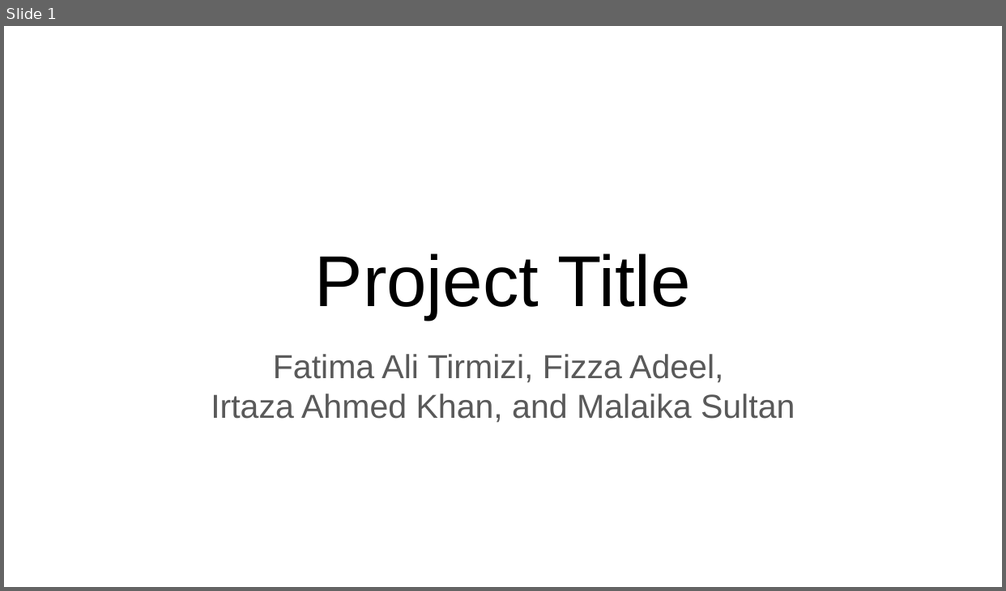
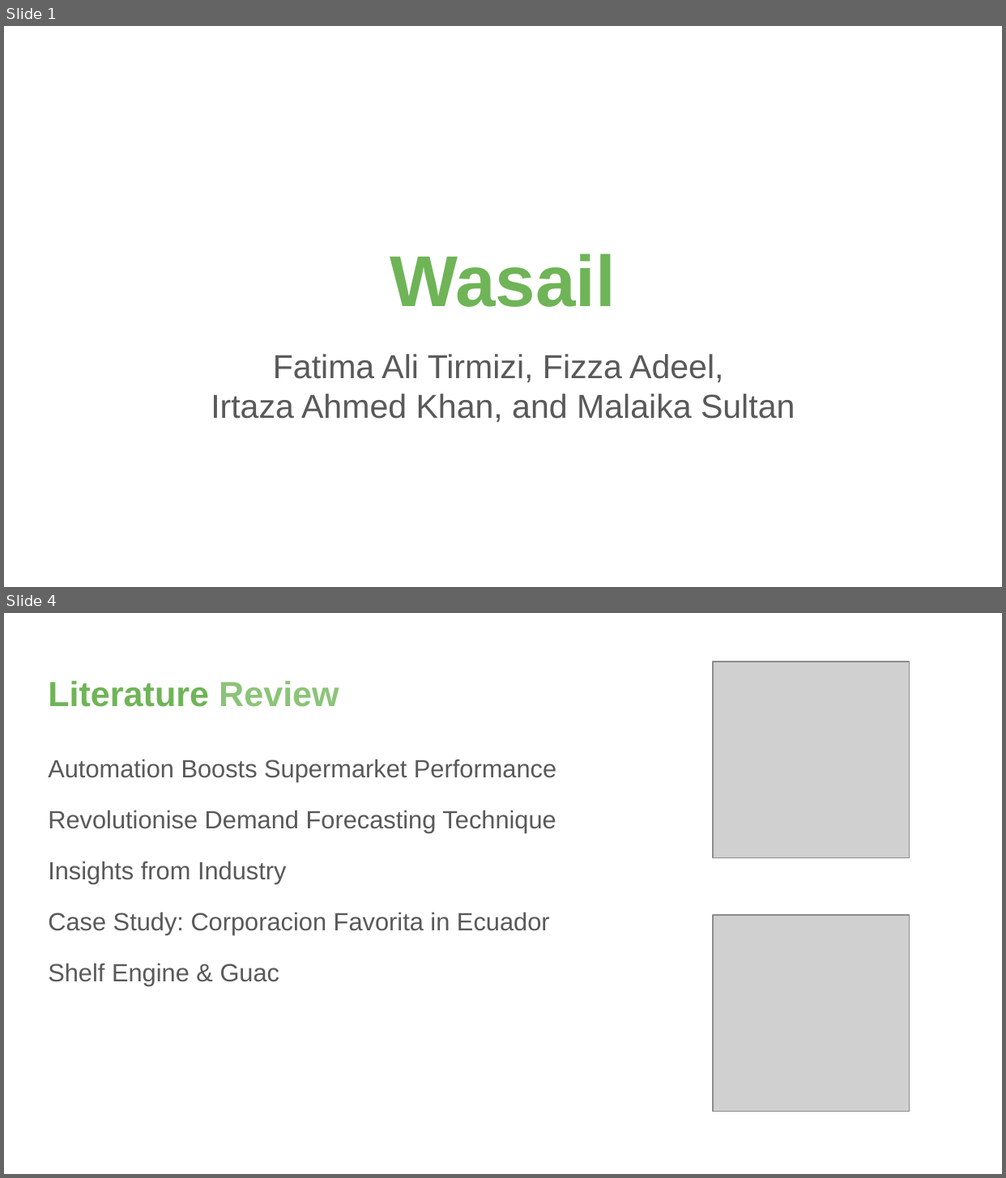
Before and after one commit to yrrebeere/prj-403, a slide deck: Project Proposal/Presentation/Presentation.pptx. Shown one above the other, each under a label of ours: slide 1 before the commit, slides 1 and 4 after it; the slides between them are not shown. The pictures are 1006x591 and 1006x1178 pixels, drawn with LibreOffice and Linux fonts; fonts in the diff are those of the drawing; grey boxes stand for pictures. Boxes give left, top, right and bottom in pixels: in the first picture for what was removed or moved away, otherwise in the second. Text is boxed around its words. In the diff, an @@ line names an element or a change of style, - is before the commit and + after.

```diff
--- a/Project Proposal/Presentation/Presentation.pptx
+++ b/Project Proposal/Presentation/Presentation.pptx
@@ slide 4 added at [4,613,1002,1174], background #FFFFFF @@
@@ title added at [48,681,339,707], 25.2 pt, text #6FB457, bold @@
+Literature Review
@@ picture added at [713,662,909,858] @@
@@ text added at [48,759,556,986], 18 pt, text #595959 @@
+Automation Boosts Supermarket Performance
+Revolutionise Demand Forecasting Technique
+Insights from Industry
+Case Study: Corporacion Favorita in Ecuador
+Shelf Engine & Guac
@@ picture added at [713,915,909,1112] @@
@@ slide 1 changed as well @@
@@ title at [390,254,616,307]: text changed; text colour #000000 to #6FB457; bold on @@
-Project Title
+Wasail
```
Also in this commit, not shown: 5 other slides changed, 8 other slides added, 7 slides removed, 1 other file.
